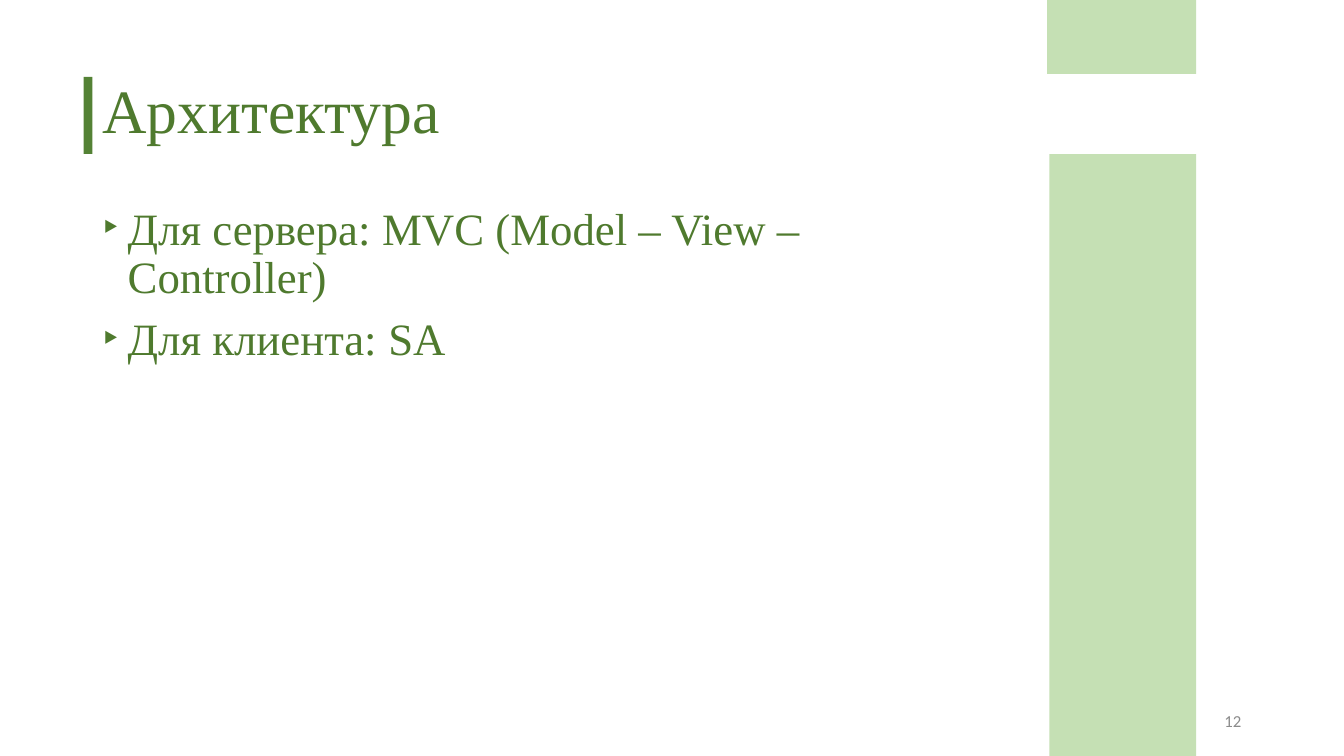
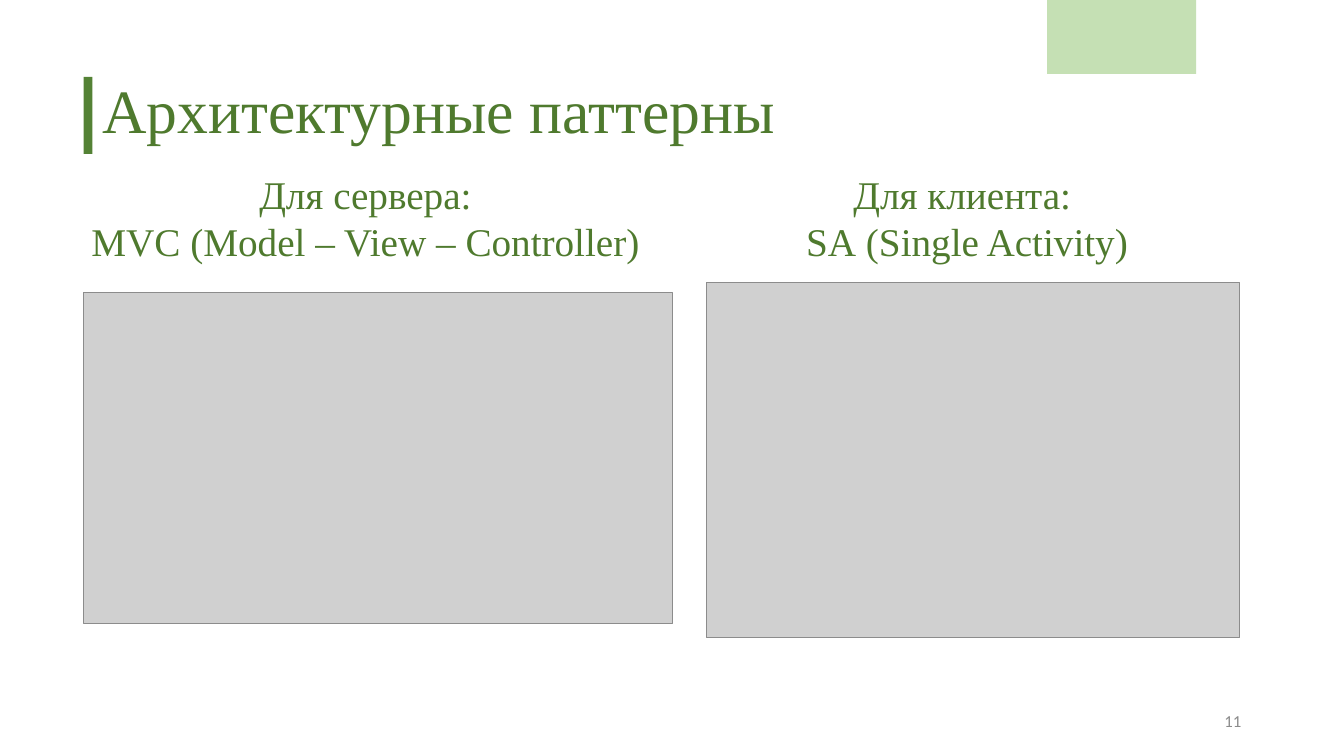
Before and after one commit to polyafedosova/TP-5.2-5, a slide deck: slide 11 of Documentation/Презентация.pptx (slide 12 before the commit). Drawn at 1344x756 pixels with LibreOffice and Linux fonts; fonts in the diff are those of the drawing; grey boxes stand for pictures. Boxes give left, top, right and bottom in pixels: in the first picture for what was removed or moved away, otherwise in the second. Text is boxed around its words. In the diff, an @@ line names an element or a change of style, - is before the commit and + after.

```diff
--- a/Documentation/Презентация.pptx
+++ b/Documentation/Презентация.pptx
@@ title at (102,92,775,144): text changed @@
-Архитектура
+Архитектурные паттерны
@@ rectangle removed at (1050,154,1197,756) @@
@@ text at (91,183,640,264): text changed; size 32 to 28 pt @@
-‣ Для сервера: MVC (Model – View – Controller)
-‣ Для клиента: SA
+Для сервера:
+MVC (Model – View – Controller)
@@ text added at (806,183,1128,264), 28 pt, text #4F7A2E @@
+Для клиента:
+SA (Single Activity)
@@ picture added at (84,293,673,624) @@
@@ picture added at (707,282,1240,638) @@
@@ page number at (1224,716,1241,727): text changed @@
-12
+11
```
Also in this commit, not shown: 6 other slides changed, 9 slides added, 11 slides removed.
